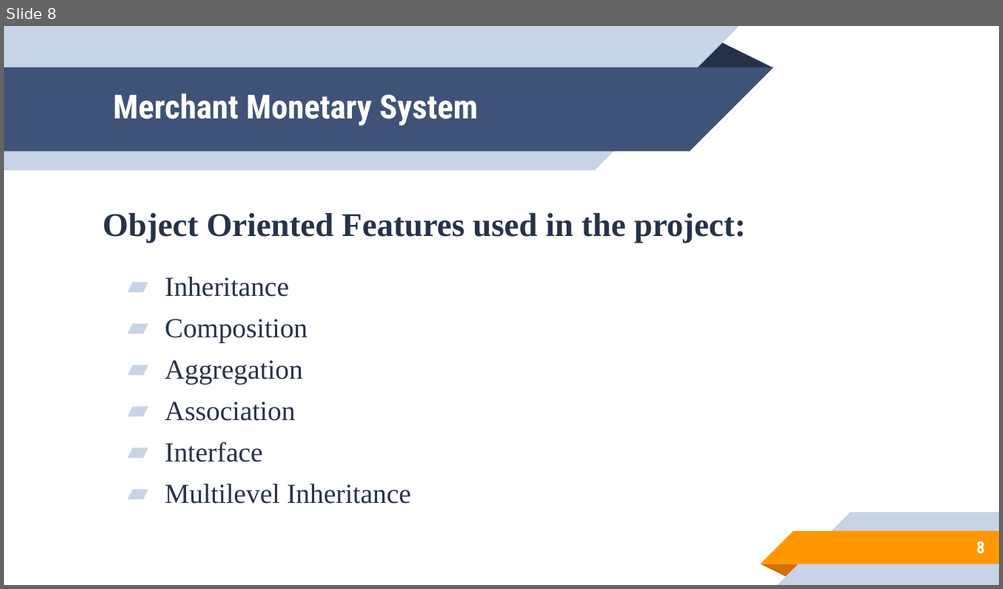
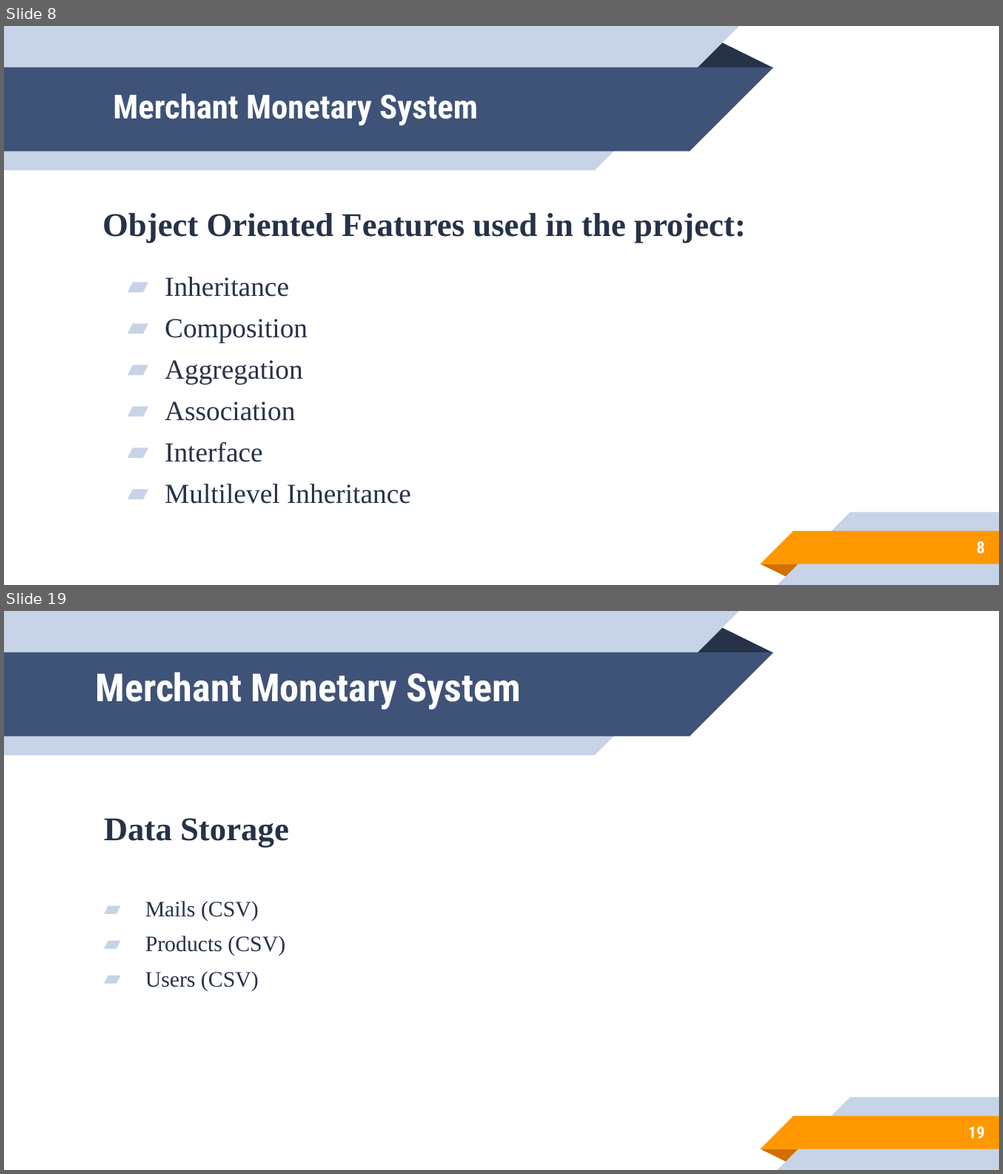
Before and after one commit to hamadhassan/Merchant-Monetary-System, a slide deck: Power Point Slides/PRESENTATION SLIDES.pptx. Shown one above the other, each under a label of ours: slide 8 before the commit, slides 8 and 19 after it; the slides between them are not shown. The pictures are 1003x589 and 1003x1174 pixels, drawn with LibreOffice and Linux fonts; fonts in the diff are those of the drawing. Boxes give left, top, right and bottom in pixels: in the first picture for what was removed or moved away, otherwise in the second. Text is boxed around its words. In the diff, an @@ line names an element or a change of style, - is before the commit and + after.

```diff
--- a/Power Point Slides/PRESENTATION SLIDES.pptx
+++ b/Power Point Slides/PRESENTATION SLIDES.pptx
@@ slide 19 added at (4,611,999,1170), background #FFFFFF; not listed: 10 template elements that a slide beside it also shows @@
@@ title added at (96,672,521,709), 28 pt, text #FFFFFF, bold @@
+Merchant Monetary System
@@ text added at (104,818,289,991), 16 pt, text #263248 @@
+Data Storage
+▰ Mails (CSV)
+▰ Products (CSV)
+▰ Users (CSV)
@@ page number added at (967,1127,984,1139), 12 pt, text #FFFFFF, bold @@
+19
```
Also in this commit, not shown: 12 slides changed, 2 other slides added, 4 other files.
